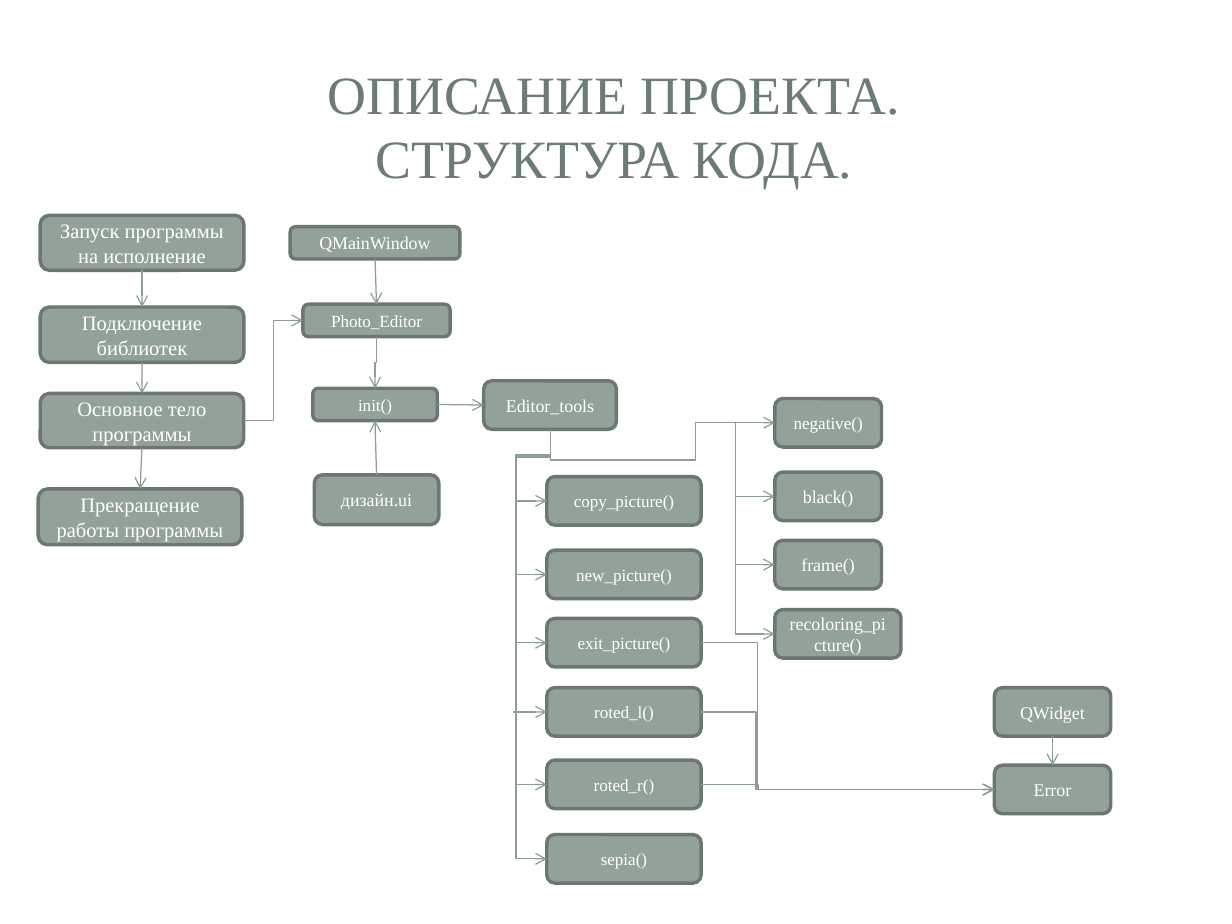
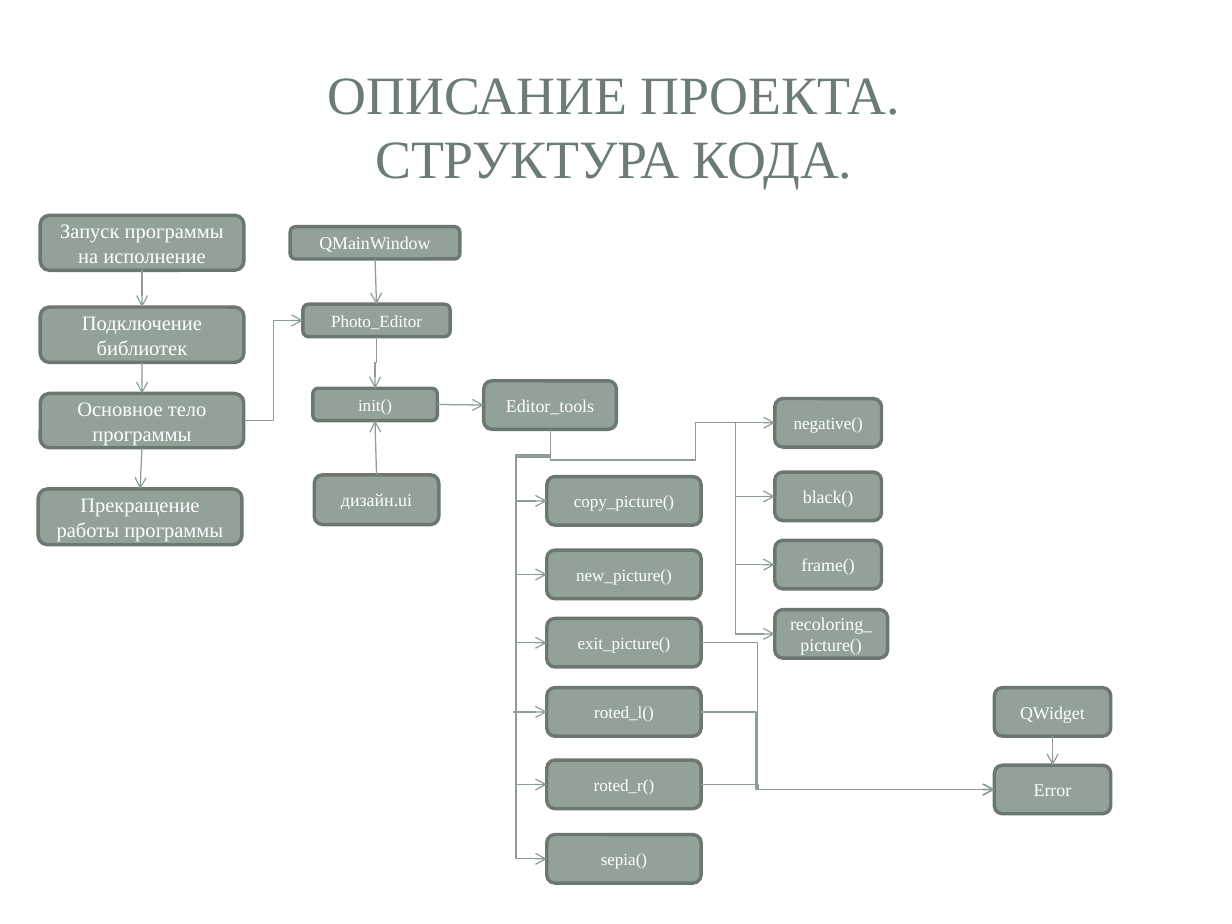
Before and after one commit to feodorrussia/MiniProject, a slide deck: slide 6 of Project/Минипроект Белоуса Фёдора.pptx. Drawn at 1232x924 pixels with LibreOffice and Linux fonts; fonts in the diff are those of the drawing; background and template pictures are left out. Boxes give left, top, right and bottom in pixels: in the first picture for what was removed or moved away, otherwise in the second. Text is boxed around its words. In the diff, an @@ line names an element or a change of style, - is before the commit and + after.

```diff
--- a/Project/Минипроект Белоуса Фёдора.pptx
+++ b/Project/Минипроект Белоуса Фёдора.pptx
@@ rounded rectangle "recoloring_picture()": place and size @@
-rounded rectangle "recoloring_picture()" at box(775, 610, 901, 658)
+rounded rectangle "recoloring_picture()" at box(775, 610, 888, 658)
```
Also in this commit, not shown: 1 other slide changed.
